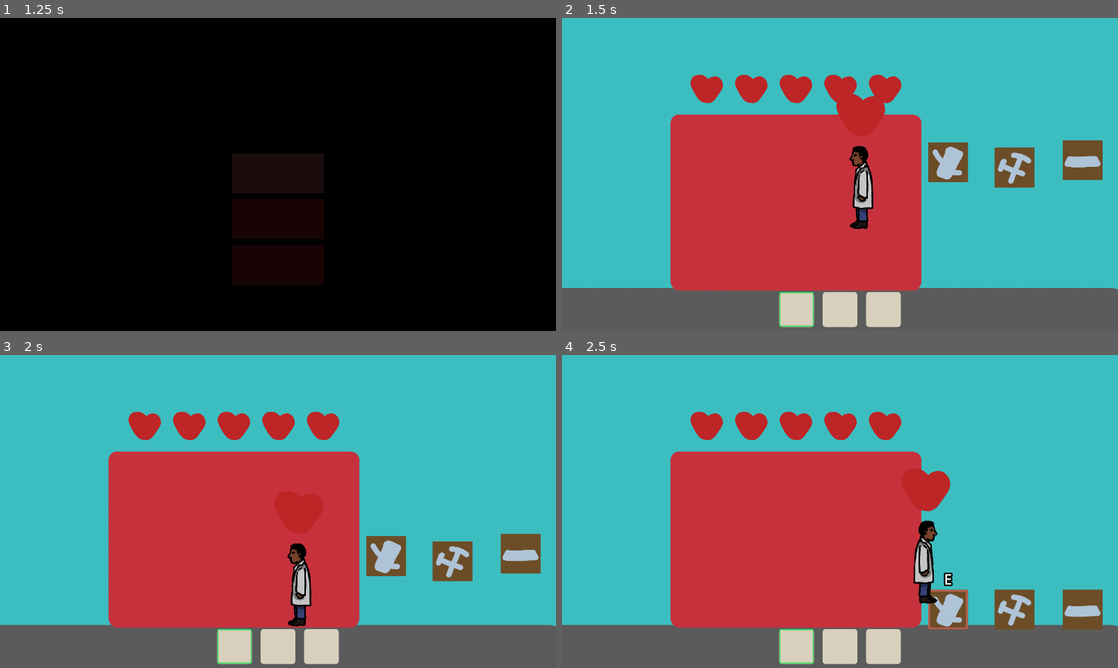
Above: before the commit, frames 1-4 (two rows, left to right).
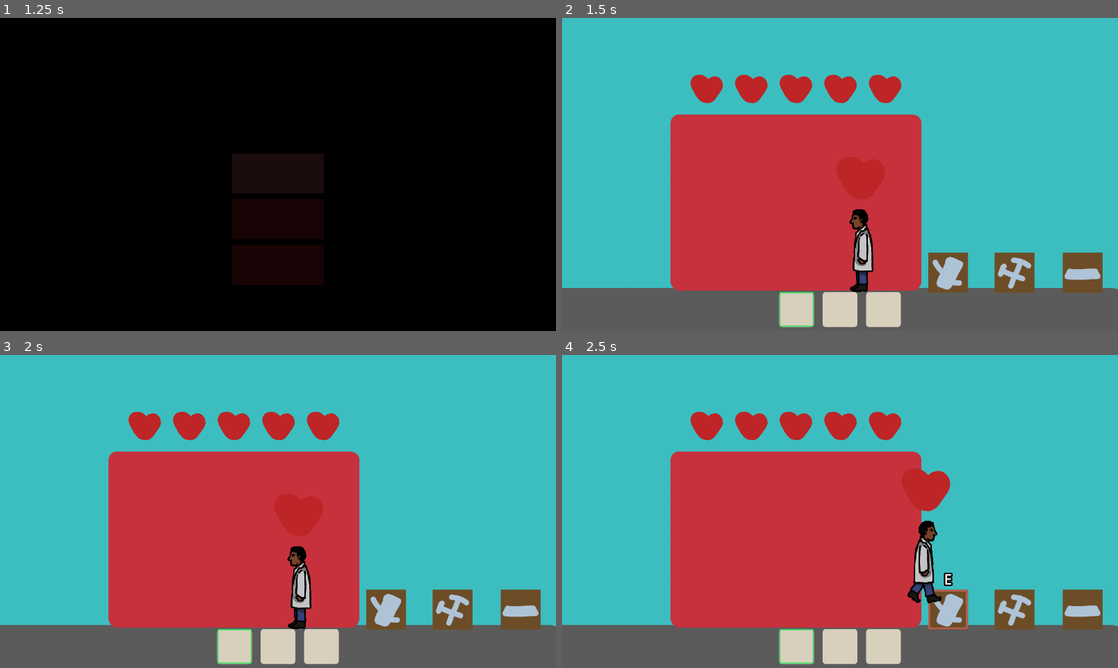
Above: after the commit, the same moments.

Repository: victorian-studios/DJUFF-Gamejam
Game: Godot game, scene res://Menu/Scenes/Menu.tscn
Same seed, same stepped clock (60 frames per second), same inputs: the game is played once before the commit and once after it.
Inputs (mouse positions are in pixels of both pictures, inside the frame that each line leads up to):
- Up to frame 1 (1.25 s): click (278, 174) at 0.5 s
- Up to frame 2 (1.5 s): click (840, 174) at 1.25 s
- Up to frame 3 (2 s): no input
- Up to frame 4 (2.5 s): hold D (right) from 2.03 s (still down); tap E (interact) at 2.1 s; tap Space (jump) at 2.27 s

Frame 1 is identical in both runs. In frame 2, 7.4% of the frame differs, in the area x 49-98%, y 24-88%; in frame 3, 6.0%; in frame 4, 0.3%.

Commit message:
player walking

Diff:
--- a/djuff/Game/Scenes/MainGame.tscn
+++ b/djuff/Game/Scenes/MainGame.tscn
@@ -380,13 +380,13 @@
 position = Vector2(-4422, 562)
 
 [node name="Item" parent="." unique_id=331137851 instance=ExtResource("11_5bgyh")]
-position = Vector2(1333, 486)
+position = Vector2(1333, 878)
 
 [node name="Item2" parent="." unique_id=1708259386 instance=ExtResource("11_5bgyh")]
-position = Vector2(1563, 504)
+position = Vector2(1563, 878)
 
 [node name="Item3" parent="." unique_id=1866970697 instance=ExtResource("11_5bgyh")]
-position = Vector2(1798, 478)
+position = Vector2(1798, 878)
 
 [node name="Player" parent="." unique_id=221582413 instance=ExtResource("6_o1weo")]
-position = Vector2(1032, 569.00006)
+position = Vector2(1032, 802)
--- a/djuff/Game/Scenes/Player.tscn
+++ b/djuff/Game/Scenes/Player.tscn
@@ -3,6 +3,9 @@
 [ext_resource type="Script" uid="uid://b7hudduk040ym" path="res://Game/Scripts/player.gd" id="1_gctag"]
 [ext_resource type="Texture2D" uid="uid://e1xtwgw4y4el" path="res://Game/Images/player.png" id="2_f8br2"]
 [ext_resource type="Script" uid="uid://c3f3howkb708t" path="res://Game/Scripts/player_life.gd" id="3_e2mpb"]
+[ext_resource type="Texture2D" uid="uid://c6kdg175rw7ft" path="res://Game/Images/player_walk_1.png" id="3_nn81n"]
+[ext_resource type="Texture2D" uid="uid://d0wgl1g4tlrj" path="res://Game/Images/player_walk_2.png" id="4_lpxnf"]
+[ext_resource type="Texture2D" uid="uid://ddlkyo53qmrsl" path="res://Game/Images/player_walk_3.png" id="5_k821p"]
 
 [sub_resource type="SpriteFrames" id="SpriteFrames_e2mpb"]
 animations = [{
@@ -13,6 +16,23 @@
 "loop": true,
 "name": &"idle",
 "speed": 5.0
+}, {
+"frames": [{
+"duration": 1.0,
+"texture": ExtResource("3_nn81n")
+}, {
+"duration": 1.0,
+"texture": ExtResource("4_lpxnf")
+}, {
+"duration": 1.0,
+"texture": ExtResource("5_k821p")
+}, {
+"duration": 1.0,
+"texture": ExtResource("4_lpxnf")
+}],
+"loop": true,
+"name": &"walk",
+"speed": 10.0
 }]
 
 [sub_resource type="RectangleShape2D" id="RectangleShape2D_rw3lw"]
@@ -31,6 +51,7 @@
 texture_filter = 1
 sprite_frames = SubResource("SpriteFrames_e2mpb")
 animation = &"idle"
+autoplay = "idle"
 
 [node name="PlayerCollision" type="CollisionShape2D" parent="." unique_id=188806499]
 position = Vector2(2.6666667, 0)
--- a/djuff/Game/Scripts/player.gd
+++ b/djuff/Game/Scripts/player.gd
@@ -30,15 +30,15 @@
 		else:
 			$AnimatedSprite2D.flip_h = false
 
+		$AnimatedSprite2D.play("walk")
 		velocity.x = direction * SPEED
+
 	else:
+		$AnimatedSprite2D.play("idle")
 		velocity.x = move_toward(velocity.x, 0, SPEED)
 
 	if Input.is_action_just_pressed("interact") and can_interact:
 		get_parent().add_inventory(item)
-		# chamar o main game
-		# chamar o hud
-		# modificar a lista o.O
 
 	if Input.is_action_just_pressed("slot_1"):
 		print("slot 1")
Binary file added: djuff/Game/Images/player_walk_1.png
Not shown, added: djuff/Game/Images/player_walk_1.png.import
Binary file added: djuff/Game/Images/player_walk_2.png
Not shown, added: djuff/Game/Images/player_walk_2.png.import
Binary file added: djuff/Game/Images/player_walk_3.png
Not shown, added: djuff/Game/Images/player_walk_3.png.import
Not shown, removed: djuff/Game/Images/player.kra~
Not shown, removed: djuff/Game/Images/player.png.kra
Not shown, changed: djuff/Game/Images/player.png~
Not shown, added: djuff/Game/Images/player_walk_1.png~
Not shown, added: djuff/Game/Images/player_walk_2.png~
